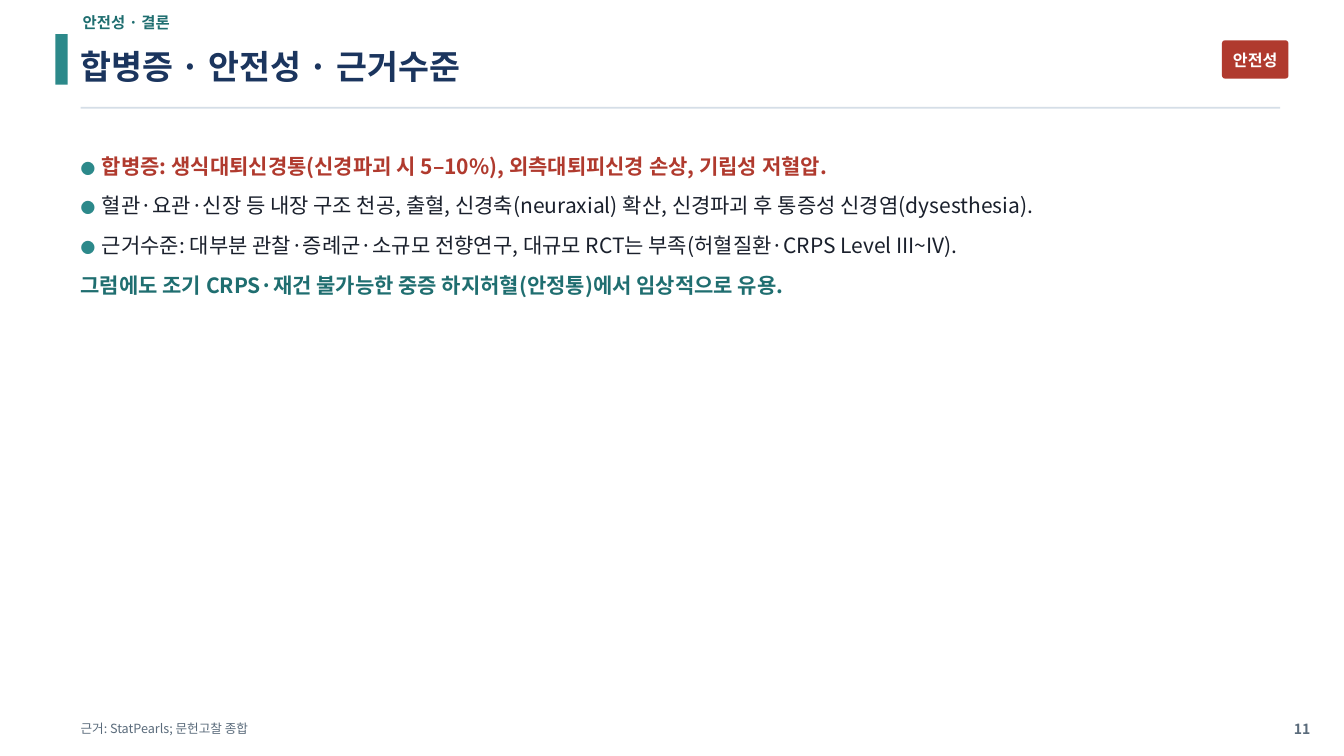
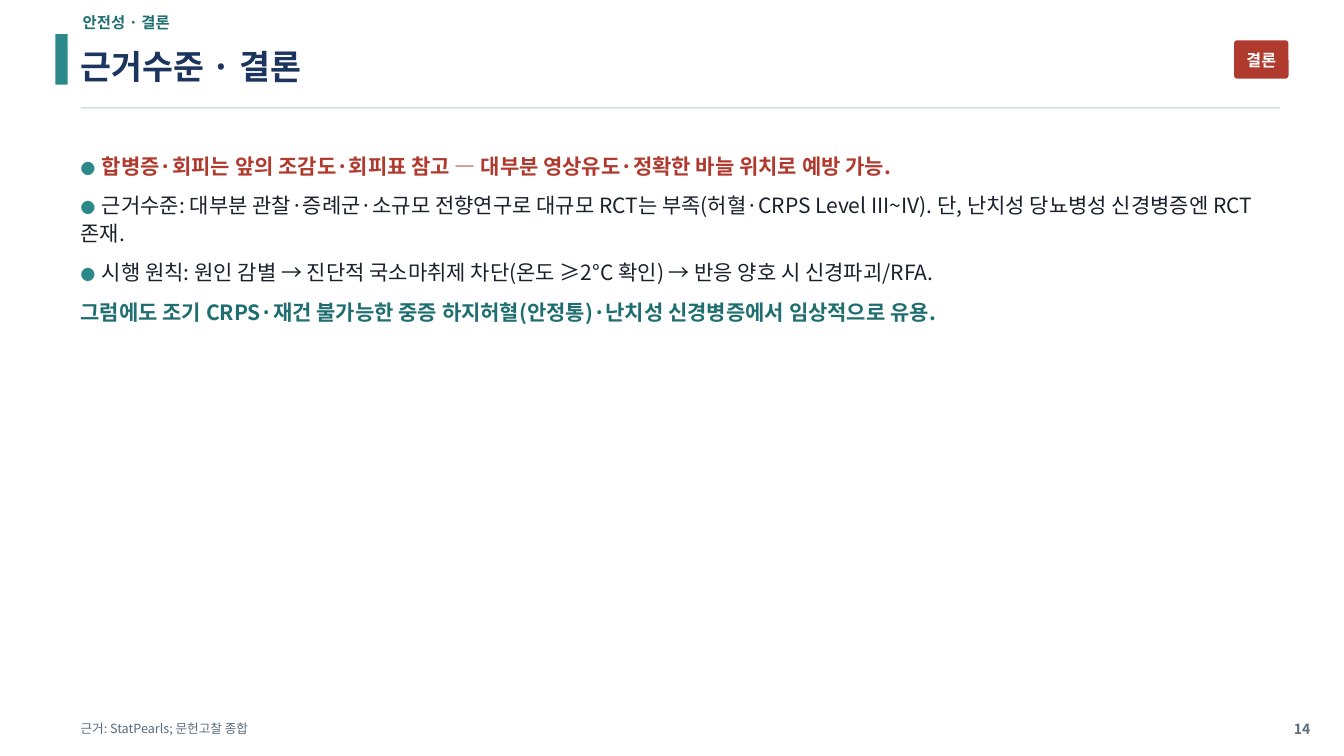
Before and after one commit to wonkeeparkos-pixel/ppt-work, a slide deck: slide 14 of 문헌고찰_NLC_RLS_LSB/03_LSB/LSB_발표.pptx (slide 11 before the commit). Drawn at 1344x756 pixels with LibreOffice and Linux fonts; fonts in the diff are those of the drawing. Boxes give left, top, right and bottom in pixels: in the first picture for what was removed or moved away, otherwise in the second. Text is boxed around its words. In the diff, an @@ line names an element or a change of style, - is before the commit and + after.

```diff
--- a/문헌고찰_NLC_RLS_LSB/03_LSB/LSB_발표.pptx
+++ b/문헌고찰_NLC_RLS_LSB/03_LSB/LSB_발표.pptx
@@ text at [81,51,301,82]: text changed @@
-합병증 · 안전성 · 근거수준
+근거수준 · 결론
@@ rounded rectangle: place and size @@
-rounded rectangle at [1222,40,1289,79]
+rounded rectangle at [1234,40,1289,79]
@@ text at [1246,52,1276,68]: text changed @@
-안전성
+결론
@@ text at [81,156,1252,324]: text changed @@
-● 합병증: 생식대퇴신경통(신경파괴 시 5–10%), 외측대퇴피신경 손상, 기립성 저혈압.
-● 혈관·요관·신장 등 내장 구조 천공, 출혈, 신경축(neuraxial) 확산, 신경파괴 후 통증성 신경염(dysesthesia).
-● 근거수준: 대부분 관찰·증례군·소규모 전향연구, 대규모 RCT는 부족(허혈질환·CRPS Level III~IV).
-그럼에도 조기 CRPS·재건 불가능한 중증 하지허혈(안정통)에서 임상적으로 유용.
+● 합병증·회피는 앞의 조감도·회피표 참고 — 대부분 영상유도·정확한 바늘 위치로 예방 가능.
+● 근거수준: 대부분 관찰·증례군·소규모 전향연구로 대규모 RCT는 부족(허혈·CRPS Level III~IV). 단, 난치성 당뇨병성 신경병증엔 RCT 존재.
+● 시행 원칙: 원인 감별 → 진단적 국소마취제 차단(온도 ≥2°C 확인) → 반응 양호 시 신경파괴/RFA.
+그럼에도 조기 CRPS·재건 불가능한 중증 하지허혈(안정통)·난치성 신경병증에서 임상적으로 유용.
@@ text at [1294,723,1310,734]: text changed @@
-11
+14
```
Also in this commit, not shown: 8 other slides changed, 3 slides added, 8 other files.
